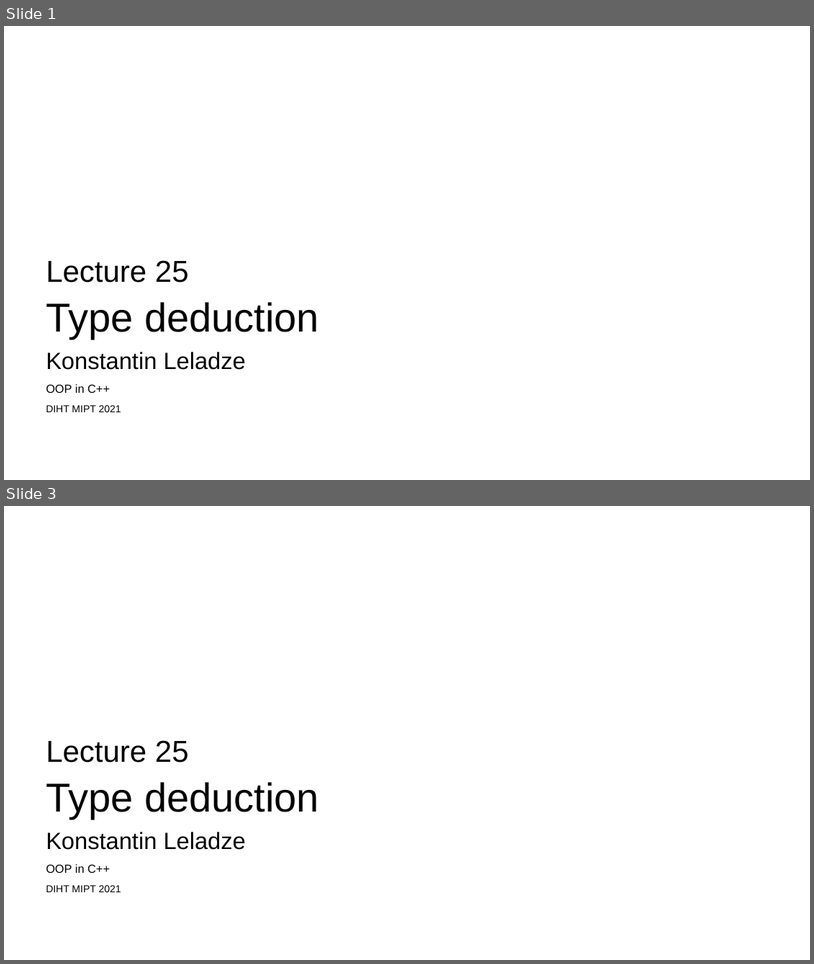
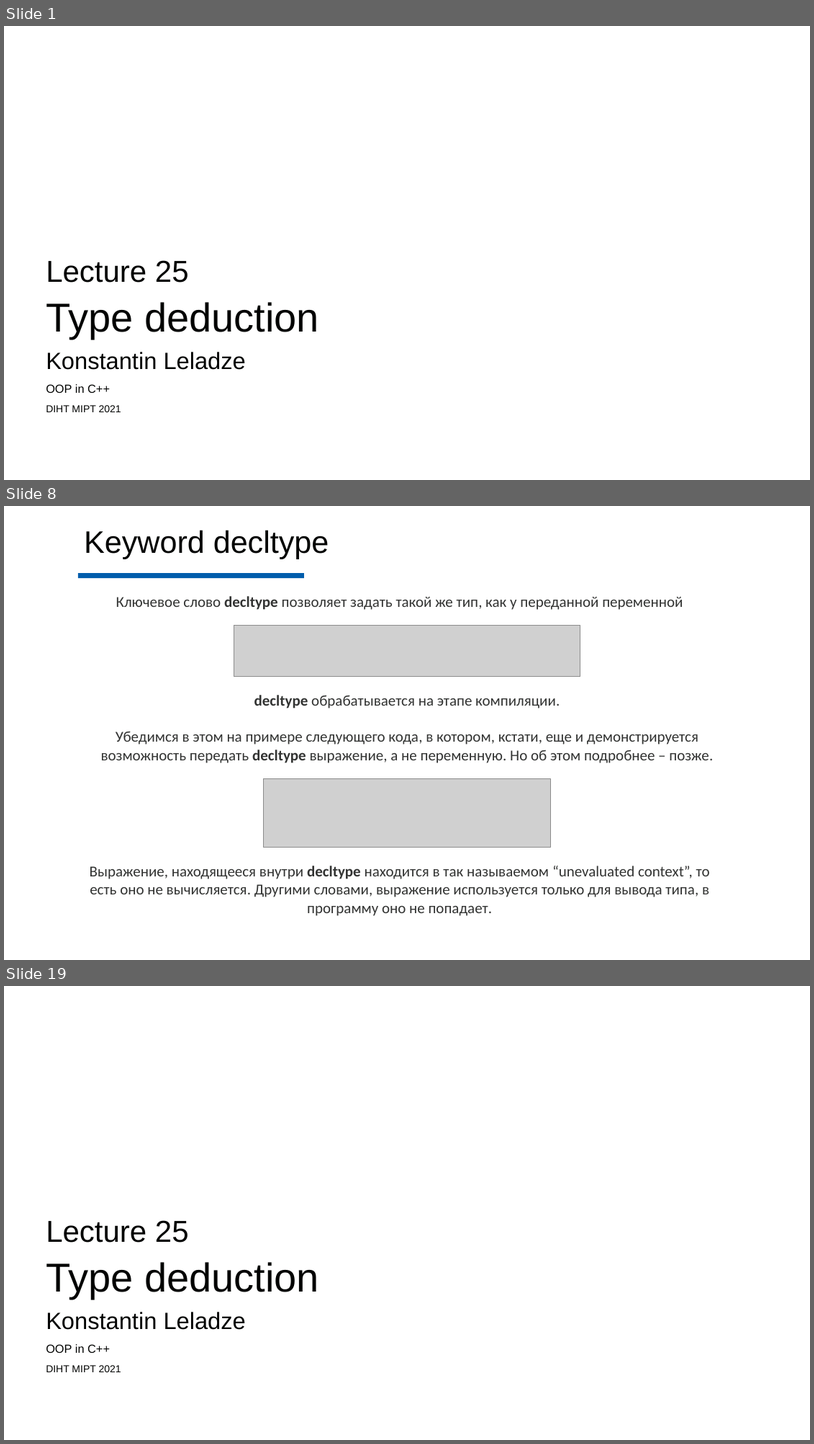
Before and after one commit to Costello1329/cpp-mipt-2021, a slide deck: lectures/lecture-25/draft.pptx. Shown one above the other, each under a label of ours: slides 1 and 3 before the commit, slides 1, 8 and 19 after it; the slides between them are not shown. The pictures are 814x964 and 814x1444 pixels, drawn with LibreOffice and Linux fonts; fonts in the diff are those of the drawing; grey boxes stand for pictures; background and template pictures are left out. Boxes give left, top, right and bottom in pixels: in the first picture for what was removed or moved away, otherwise in the second. Text is boxed around its words. In the diff, an @@ line names an element or a change of style, - is before the commit and + after.

```diff
--- a/lectures/lecture-25/draft.pptx
+++ b/lectures/lecture-25/draft.pptx
@@ slide 8 added at (x1=4, y1=506, x2=810, y2=960), background #FEFEFE @@
@@ text added at (x1=84, y1=530, x2=329, y2=559), 37 pt, text #020302 @@
+Keyword decltype
@@ line added from (78, 576) to (304, 576), #015DAC 6 pt @@
@@ text added at (x1=116, y1=596, x2=683, y2=610), 18 pt, text #323332 @@
+Ключевое слово decltype позволяет задать такой же тип, как у переданной переменной
@@ picture added at (x1=234, y1=626, x2=581, y2=677) @@
@@ text added at (x1=101, y1=695, x2=713, y2=763), 18 pt, text #323332 @@
+decltype обрабатывается на этапе компиляции.
+Убедимся в этом на примере следующего кода, в котором, кстати, еще и демонстрируется возможность передать decltype выражение, а не переменную. Но об этом подробнее – позже.
@@ picture added at (x1=263, y1=778, x2=551, y2=847) @@
@@ text added at (x1=90, y1=865, x2=710, y2=916), 18 pt, text #323332 @@
+Выражение, находящееся внутри decltype находится в так называемом “unevaluated context”, то есть оно не вычисляется. Другими словами, выражение используется только для вывода типа, в программу оно не попадает.
@@ what was slide 3 is now slide 19 @@
```
Also in this commit, not shown: 16 other slides added, 1 slide removed.
